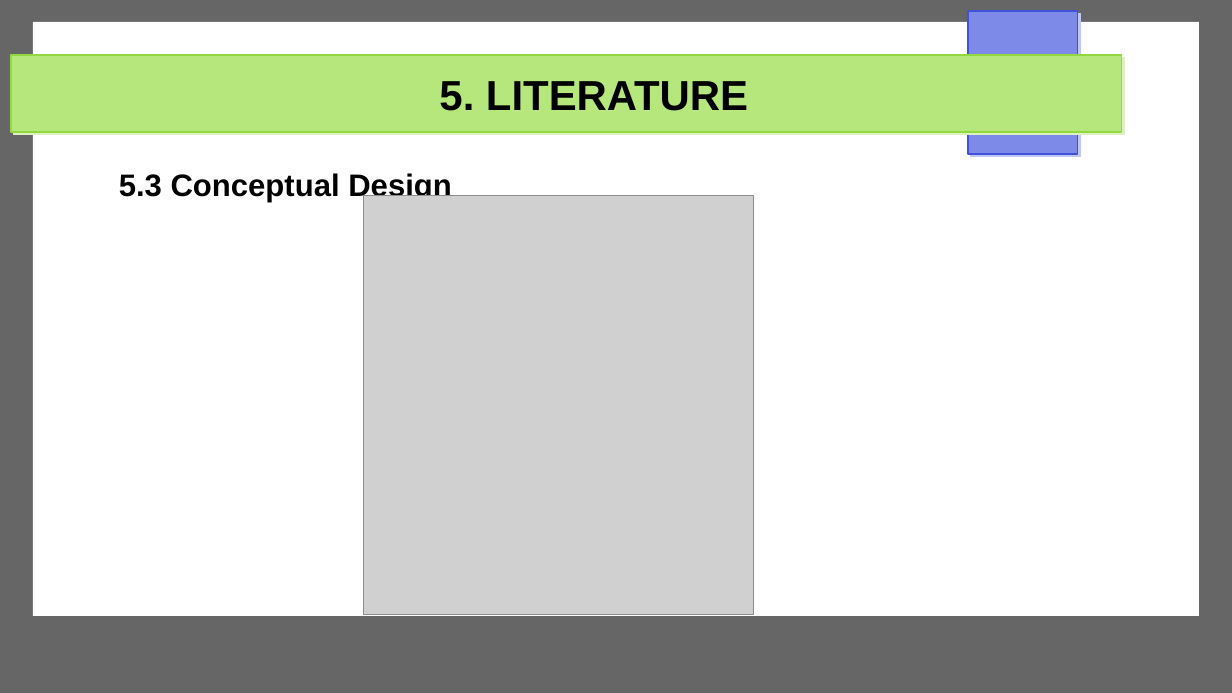
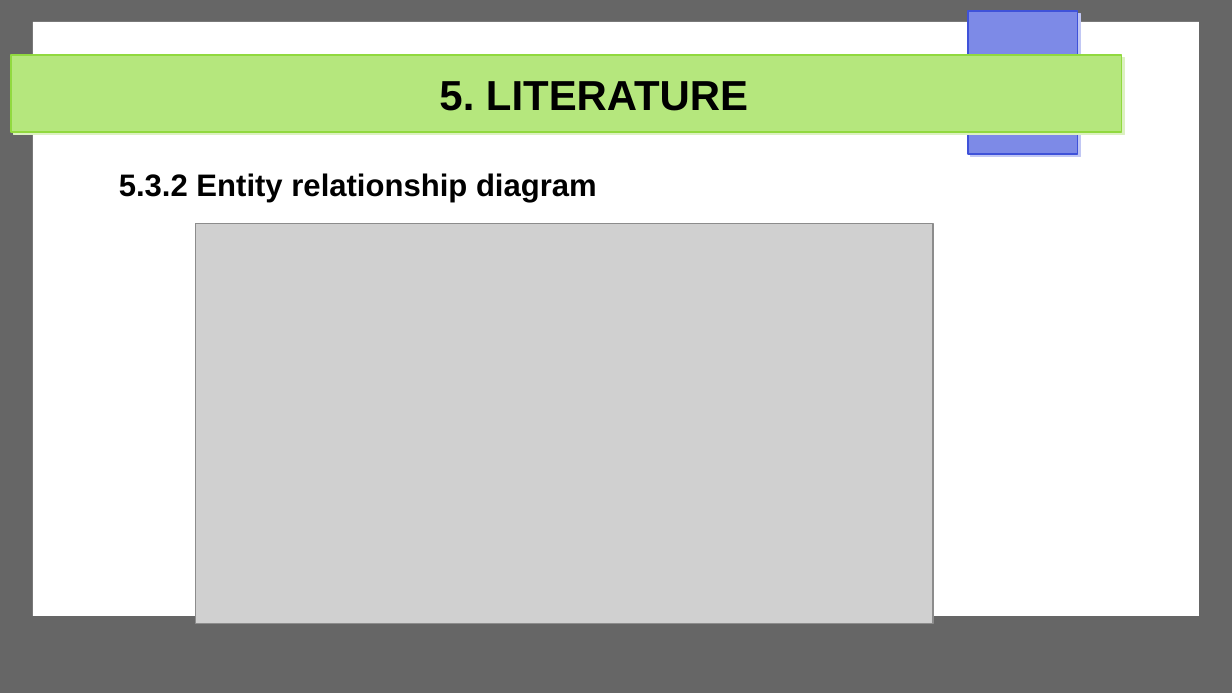
Before and after one commit to Michael-Otieno-Kasuku/Mashinani, a slide deck: slide 21 of docs/proposal/mashinani.odp (slide 16 before the commit). Drawn at 1232x693 pixels with LibreOffice and Linux fonts; fonts in the diff are those of the drawing; grey boxes stand for pictures. Boxes give left, top, right and bottom in pixels: in the first picture for what was removed or moved away, otherwise in the second. Text is boxed around its words. In the diff, an @@ line names an element or a change of style, - is before the commit and + after.

```diff
--- a/docs/proposal/mashinani.odp
+++ b/docs/proposal/mashinani.odp
@@ text at bbox=[119, 173, 597, 202]: text changed @@
-5.3 Conceptual Design
+5.3.2 Entity relationship diagram
@@ picture: place and size @@
-picture at bbox=[363, 196, 754, 615]
+picture at bbox=[196, 224, 934, 624]
```
Also in this commit, not shown: 8 other slides changed, 4 slides added, 5 slides removed, 2 other files.
